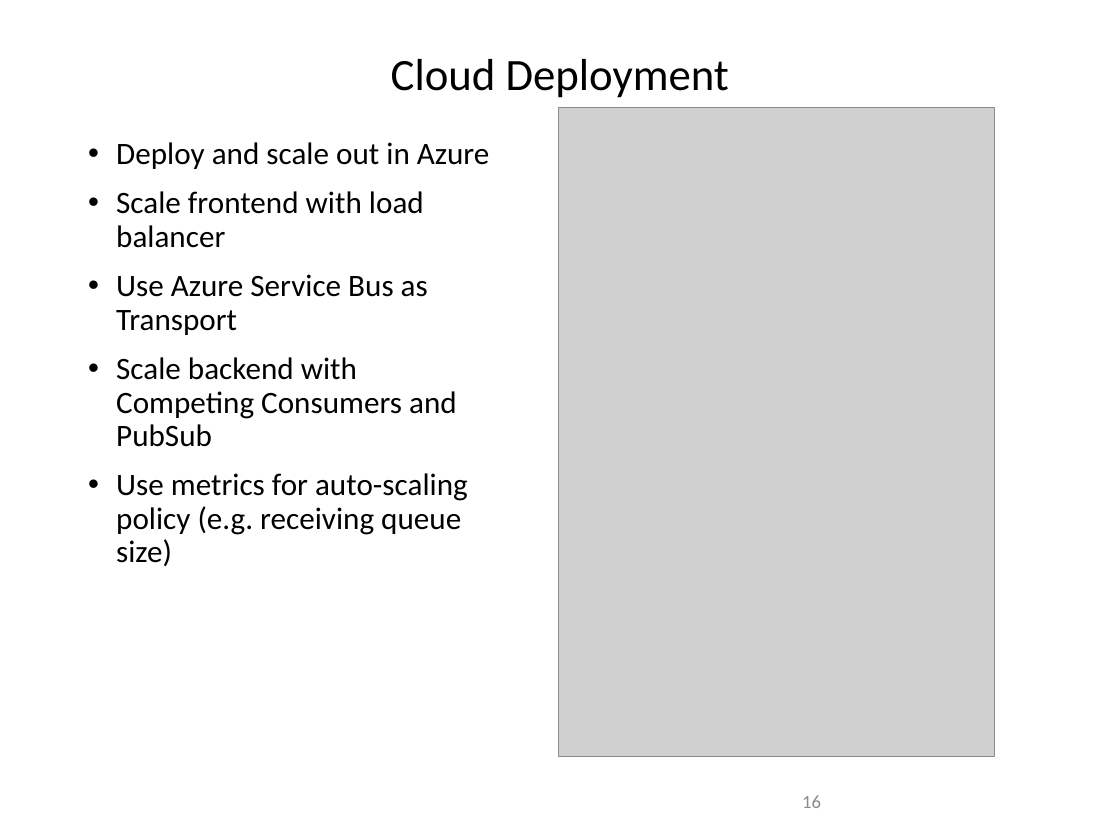
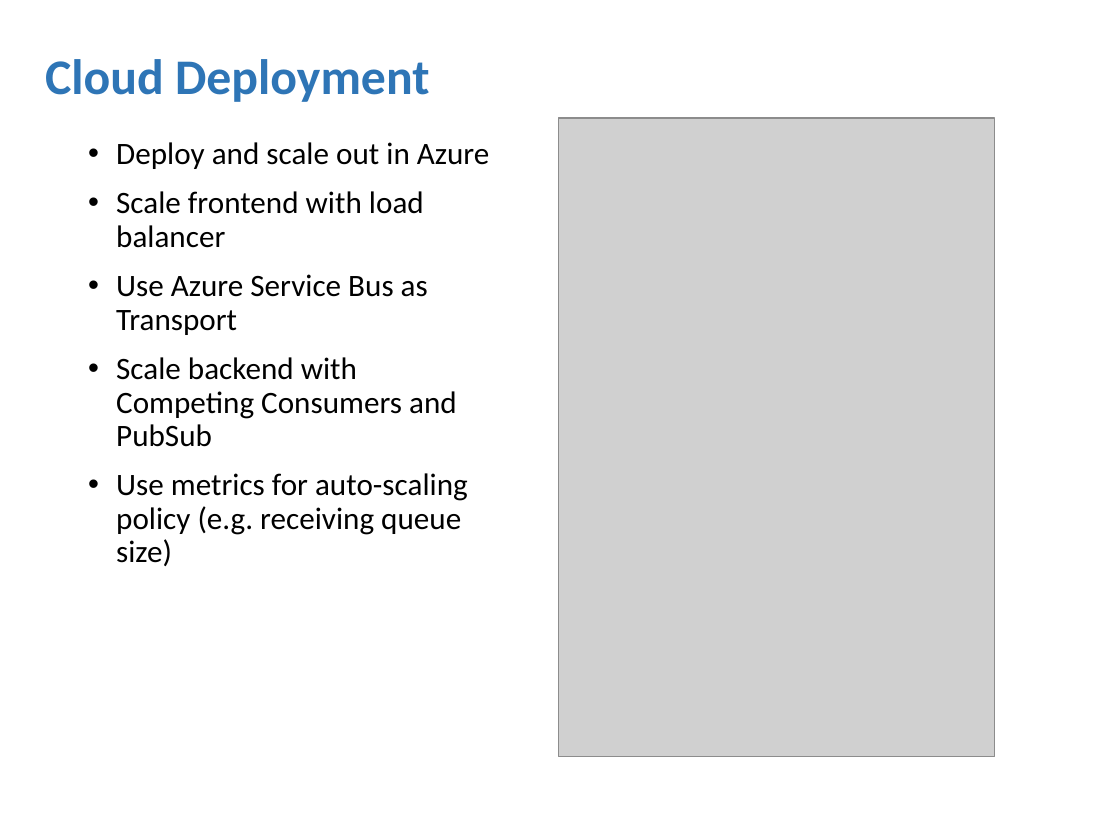
Before and after one commit to amichel/PaymentsGateway.MassTransit.Demo, a slide deck: slide 16 of Presentation/Service Bus Integration Patterns.pptx. Drawn at 1120x840 pixels with LibreOffice and Linux fonts; fonts in the diff are those of the drawing; grey boxes stand for pictures; background and template pictures are left out. Boxes give left, top, right and bottom in pixels: in the first picture for what was removed or moved away, otherwise in the second. Text is boxed around its words. In the diff, an @@ line names an element or a change of style, - is before the commit and + after.

Commit message:
PPT

```diff
--- a/Presentation/Service Bus Integration Patterns.pptx
+++ b/Presentation/Service Bus Integration Patterns.pptx
@@ title "Cloud Deployment": place and size @@
-title "Cloud Deployment" at [391, 59, 729, 98]
+title "Cloud Deployment" at [45, 59, 429, 102]
@@ title "Cloud Deployment" at [45, 59, 429, 102]: size 28.8 to 32 pt, text colour #000000 to #2E75B6, bold on; alignment centre to left @@
@@ picture: place and size @@
-picture at [559, 108, 996, 757]
+picture at [559, 118, 996, 756]
@@ page number removed at [802, 795, 821, 808] @@
-16
```
Also in this commit, not shown: 14 other slides changed, 1 slide added, 2 slides removed, 2 other files.
